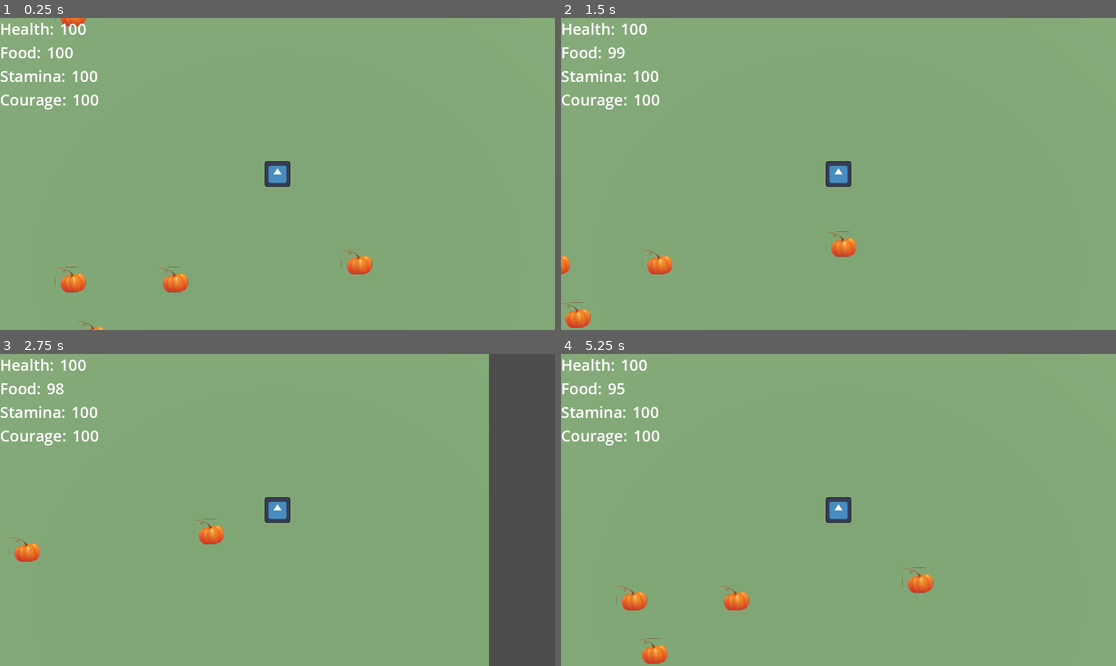
Above: before the commit, frames 1-4 (two rows, left to right).
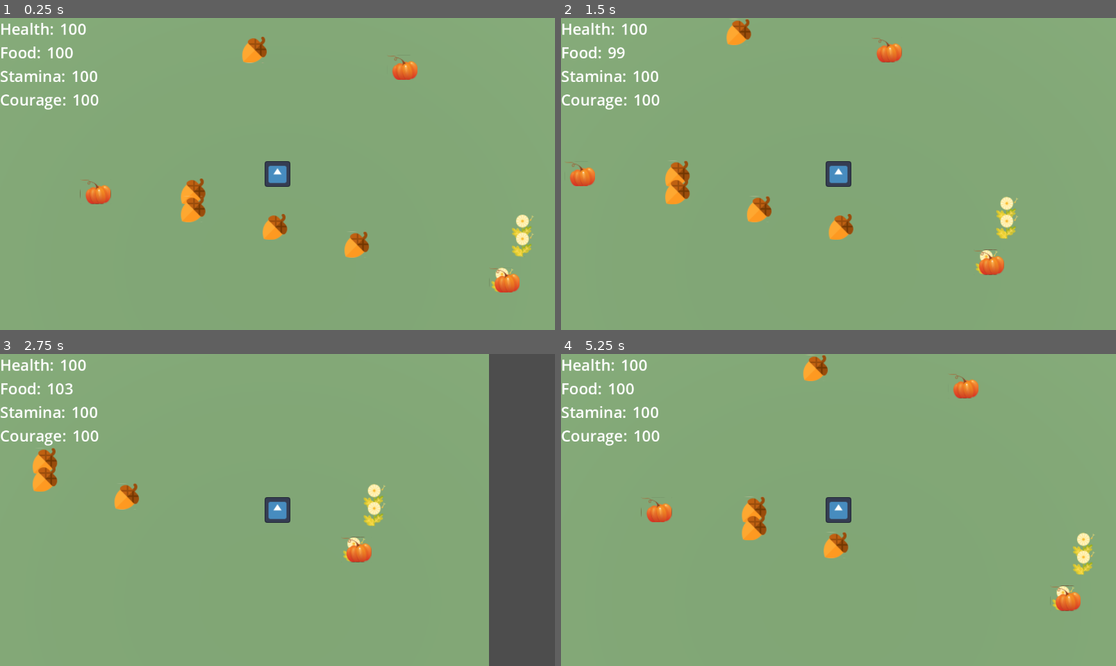
Above: after the commit, the same moments.

Repository: wattsUpJaz/Halloween2022
Game: Godot game, scene res://world.tscn
Two runs of this game, one before a commit and one after it. Both use one fixed random seed, a clock stepped at 60 frames per second and the inputs below. The engine's default icon, where the game draws it, is replaced by a stand-in: a white triangle on a blue panel in a dark square.
Inputs:
- Up to frame 1 (0.25 s): no input
- Up to frame 2 (1.5 s): tap Enter at 0.5 s; hold Right (ui_right) 0.53-1.28 s; hold Down (ui_down) from 1.28 s (still down)
- Up to frame 3 (2.75 s): release Down (ui_down) at 2.03 s; hold Right (ui_right) from 2.03 s (still down)
- Up to frame 4 (5.25 s): release Right (ui_right) at 2.78 s; hold Up (ui_up) 2.78-3.53 s; hold Left (ui_left) 3.53-5.03 s; hold Down (ui_down) from 5.03 s (still down)

The runs differ from the first frame. In frame 1, 3.3% of the frame differs, in the area x 9-97%, y 0-100%; in frame 2, 3.3%; in frame 3, 2.0%; in frame 4, 3.3%.

Commit message:
Add more items
add taffy, acorn, and dandelion

Diff:
--- /dev/null
+++ b/acorn.gd
@@ -0,0 +1,4 @@
+extends Item
+
+func _affect_player(player: Player):
+	player.add_food(5)
--- /dev/null
+++ b/items/acorn.tscn
@@ -0,0 +1,11 @@
+[gd_scene load_steps=4 format=3 uid="uid://ce7a7h6damwc0"]
+
+[ext_resource type="PackedScene" uid="uid://chhnwt5i2hiad" path="res://items/item.tscn" id="1_go304"]
+[ext_resource type="Script" path="res://acorn.gd" id="2_bpfwj"]
+[ext_resource type="Texture2D" uid="uid://le4gd0j6xteb" path="res://assets/acorn.png" id="3_ogq4m"]
+
+[node name="Acorn" instance=ExtResource("1_go304")]
+script = ExtResource("2_bpfwj")
+
+[node name="Sprite3d" parent="." index="1"]
+texture = ExtResource("3_ogq4m")
--- /dev/null
+++ b/items/dandelion.gd
@@ -0,0 +1,5 @@
+extends Item
+
+func _affect_player(player: Player):
+	player.add_food(3)
+	player.add_courage(3)
--- /dev/null
+++ b/items/dandelion.tscn
@@ -0,0 +1,18 @@
+[gd_scene load_steps=5 format=3 uid="uid://c1m3hymwy3i4v"]
+
+[ext_resource type="PackedScene" uid="uid://chhnwt5i2hiad" path="res://items/item.tscn" id="1_7k8kb"]
+[ext_resource type="Script" path="res://items/dandelion.gd" id="2_7ewsm"]
+[ext_resource type="Texture2D" uid="uid://bpkrdqjsf53pw" path="res://assets/dandelion.png" id="2_ymw8n"]
+
+[sub_resource type="BoxShape3D" id="BoxShape3D_tjhnf"]
+size = Vector3(0.913506, 1, 0.565607)
+
+[node name="Dandelion" instance=ExtResource("1_7k8kb")]
+script = ExtResource("2_7ewsm")
+
+[node name="CollisionShape3d" parent="." index="0"]
+shape = SubResource("BoxShape3D_tjhnf")
+
+[node name="Sprite3d" parent="." index="1"]
+transform = Transform3D(1, 0, 0, 0, 1, 0, 0, 0, 1, -0.00474118, 0.190889, 0)
+texture = ExtResource("2_ymw8n")
--- a/items/item.gd
+++ b/items/item.gd
@@ -3,7 +3,8 @@
 class_name Item
 
 func _affect_player(player: Player):
-	push_error("_affect_player() is not implemented in Item")
+	var msg: String = "_affect_player() is not implemented in Item"
+	push_error(msg)
 
 func _on_craft_resource_body_entered(body: Node3D):
 	var player = body as Player
--- a/items/item.tscn
+++ b/items/item.tscn
@@ -6,7 +6,7 @@
 size = Vector3(1.15978, 1, 0.565607)
 
 [node name="Item" type="Area3D"]
-transform = Transform3D(1, 0, 0, 0, 1, 0, 0, 0, 1, 0, 0.457135, 0)
+transform = Transform3D(1, 0, 0, 0, 1, 0, 0, 0, 1, 0, 0.422247, 0)
 script = ExtResource("1_fom51")
 
 [node name="CollisionShape3d" type="CollisionShape3D" parent="."]
--- a/items/pumpkin.tscn
+++ b/items/pumpkin.tscn
@@ -8,4 +8,5 @@
 script = ExtResource("2_y7ov6")
 
 [node name="Sprite3d" parent="." index="1"]
+transform = Transform3D(1, 0, 0, 0, 1, 0, 0, 0, 1, 0.0992708, 0.190889, 0)
 texture = ExtResource("3_dj7ft")
--- /dev/null
+++ b/items/taffy.gd
@@ -0,0 +1,9 @@
+extends Item
+
+func _affect_player(player: Player):
+	player.add_stamina(10)
+	player.add_food(5)
+	player.add_courage(5)
+	$Timer.start()
+	await $Timer.timeout
+	player.add_stamina(-10)
--- /dev/null
+++ b/items/taffy.tscn
@@ -0,0 +1,10 @@
+[gd_scene load_steps=3 format=3 uid="uid://uacg0trfj5h4"]
+
+[ext_resource type="PackedScene" uid="uid://chhnwt5i2hiad" path="res://items/item.tscn" id="1_6d1qt"]
+[ext_resource type="Script" path="res://items/taffy.gd" id="2_eqdk2"]
+
+[node name="Taffy" instance=ExtResource("1_6d1qt")]
+script = ExtResource("2_eqdk2")
+
+[node name="Timer" type="Timer" parent="." index="2"]
+wait_time = 3.0
--- a/player/player.gd
+++ b/player/player.gd
@@ -15,8 +15,6 @@
 
 func _ready():
 	randomize()
-
-
 
 func _physics_process(delta):
 	# Add the gravity.
@@ -40,3 +38,12 @@
 
 func add_food(value: int):
 	stats["food"].add(value)
+
+func add_courage(value: int):
+	stats["courage"].add(value)
+
+func add_stamina(value: int):
+	stats["stamina"].add(value)
+
+func add_health(value: int):
+	stats["health"].add(value)
--- a/world.gd
+++ b/world.gd
@@ -1,11 +1,18 @@
 extends Node3D
 
-var craft_rsrc_scene: PackedScene = preload("res://items/pumpkin.tscn")
+var pumpkin_scene: PackedScene = preload("res://items/pumpkin.tscn")
+var acorn_scene: PackedScene = preload("res://items/acorn.tscn")
+var dandelion_scene: PackedScene = preload("res://items/dandelion.tscn")
 var rsrc_count: int = 5
 
 func _ready():
 	randomize()
+	_randomly_place_item(pumpkin_scene)
+	_randomly_place_item(dandelion_scene)
+	_randomly_place_item(acorn_scene)
+
+func _randomly_place_item(scene: PackedScene):
 	for _i in range(rsrc_count):
-		var instance: Area3D = craft_rsrc_scene.instantiate()
-		instance.position = Vector3(randi_range(-10,10),instance.position.y, randi_range(-10,10))
+		var instance: Area3D = scene.instantiate()
+		instance.position = Vector3(randi_range(-12,12),instance.position.y, randi_range(-15,15))
 		add_child(instance)
Binary file added: assets/acorn.png
Not shown, added: assets/acorn.png.import
Binary file added: assets/dandelion.png
Not shown, added: assets/dandelion.png.import
